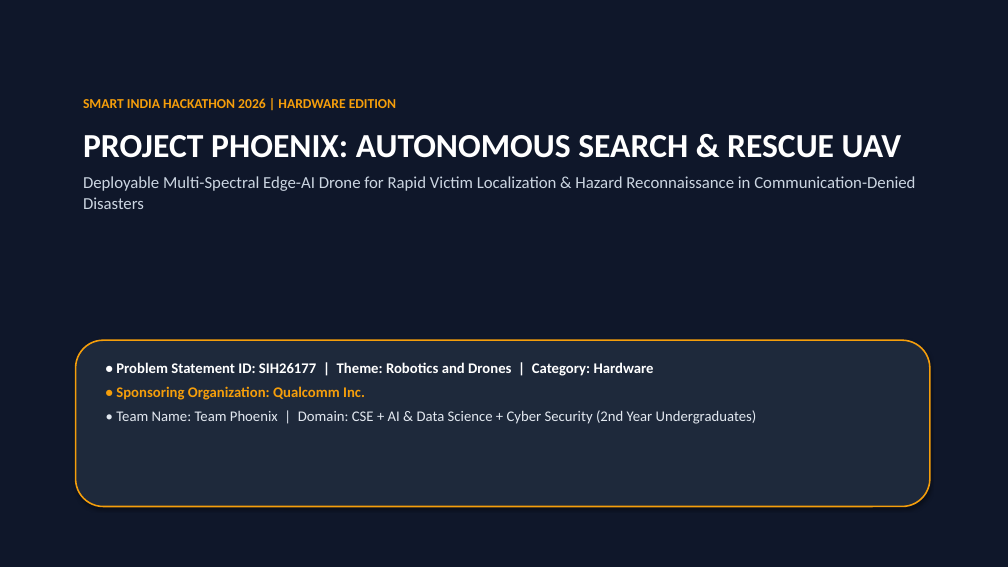
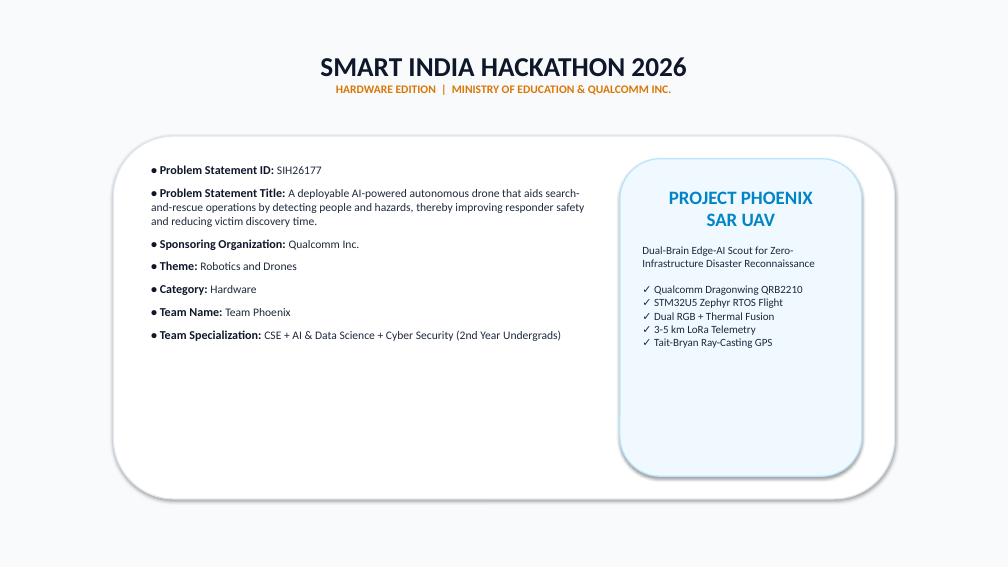
Before and after one commit to jvstin47/Phoenix-SIH26177-SAR-UAV, a slide deck: slide 1 of presentation/Team_Phoenix_SIH26177_Official_Deck.pptx. Drawn at 1008x567 pixels with LibreOffice and Linux fonts; fonts in the diff are those of the drawing. Boxes give left, top, right and bottom in pixels: in the first picture for what was removed or moved away, otherwise in the second. Text is boxed around its words. In the diff, an @@ line names an element or a change of style, - is before the commit and + after.

Commit message:
feat: adopt Team THULYA visual design layout for official SIH PPTX and add Elsevier 2024 ROS-LoRa paper documentation

```diff
--- a/presentation/Team_Phoenix_SIH26177_Official_Deck.pptx
+++ b/presentation/Team_Phoenix_SIH26177_Official_Deck.pptx
@@ rectangle at box(0, 0, 1008, 567): fill #0F172A to #F8FAFC @@
@@ text at box(320, 57, 686, 95): text changed; size 16 to 11 pt; text colour #CBD5E1 to #D97706; bold on @@
-SMART INDIA HACKATHON 2026 | HARDWARE EDITION
-PROJECT PHOENIX: AUTONOMOUS SEARCH & RESCUE UAV
-Deployable Multi-Spectral Edge-AI Drone for Rapid Victim Localization & Hazard Reconnaissance in Communication-Denied Disasters
+SMART INDIA HACKATHON 2026
+HARDWARE EDITION | MINISTRY OF EDUCATION & QUALCOMM INC.
@@ rounded rectangle: place and size @@
-rounded rectangle at box(76, 340, 930, 507)
+rounded rectangle at box(113, 136, 895, 499)
@@ rounded rectangle at box(113, 136, 895, 499): fill #1E293B to #FFFFFF; outline #F59E0B 1.5 pt to #E2E8F0 1.2 pt @@
@@ text "• Problem Statement ID: SIH26177": place and size @@
-text "• Problem Statement ID: SIH26177" at box(116, 362, 757, 424)
+text "• Problem Statement ID: SIH26177" at box(151, 165, 584, 341)
@@ text at box(151, 165, 584, 227): text changed; size 14 to 11 pt; text colour #FFFFFF to #1E293B; bold off @@
-• Problem Statement ID: SIH26177 | Theme: Robotics and Drones | Category: Hardware
+• Problem Statement ID: SIH26177
+• Problem Statement Title: A deployable AI-powered autonomous drone that aids search-and-rescue operations by detecting people and hazards, thereby improving responder safety and reducing victim discovery time.
@@ rounded rectangle added at box(620, 159, 862, 476), fill #F0F9FF, outline #BAE6FD 1.2 pt @@
@@ text added at box(642, 191, 814, 348), 10.5 pt, text #1E293B @@
+PROJECT PHOENIX
+SAR UAV
+Dual-Brain Edge-AI Scout for Zero-Infrastructure Disaster Reconnaissance
+✓ Qualcomm Dragonwing QRB2210
+✓ STM32U5 Zephyr RTOS Flight
+✓ Dual RGB + Thermal Fusion
+✓ 3-5 km LoRa Telemetry
+✓ Tait-Bryan Ray-Casting GPS
@@ text at box(160, 239, 360, 250): size 14 to 11.5 pt, text colour #F59E0B to #0F172A in "• Sponsoring Organization:"; size 14 to 11 pt, text colour #F59E0B to #1E293B, bold off in "Qualcomm Inc."; more space between paragraphs @@
@@ text at box(160, 261, 561, 341): text changed; size 14 to 11 pt; text colour #E2E8F0 to #1E293B @@
-• Team Name: Team Phoenix | Domain: CSE + AI & Data Science + Cyber Security (2nd Year Undergraduates)
+• Theme: Robotics and Drones
+• Category: Hardware
+• Team Name: Team Phoenix
+• Team Specialization: CSE + AI & Data Science + Cyber Security (2nd Year Undergrads)
```
Also in this commit, not shown: 5 slides added, 5 slides removed, 4 other files.
